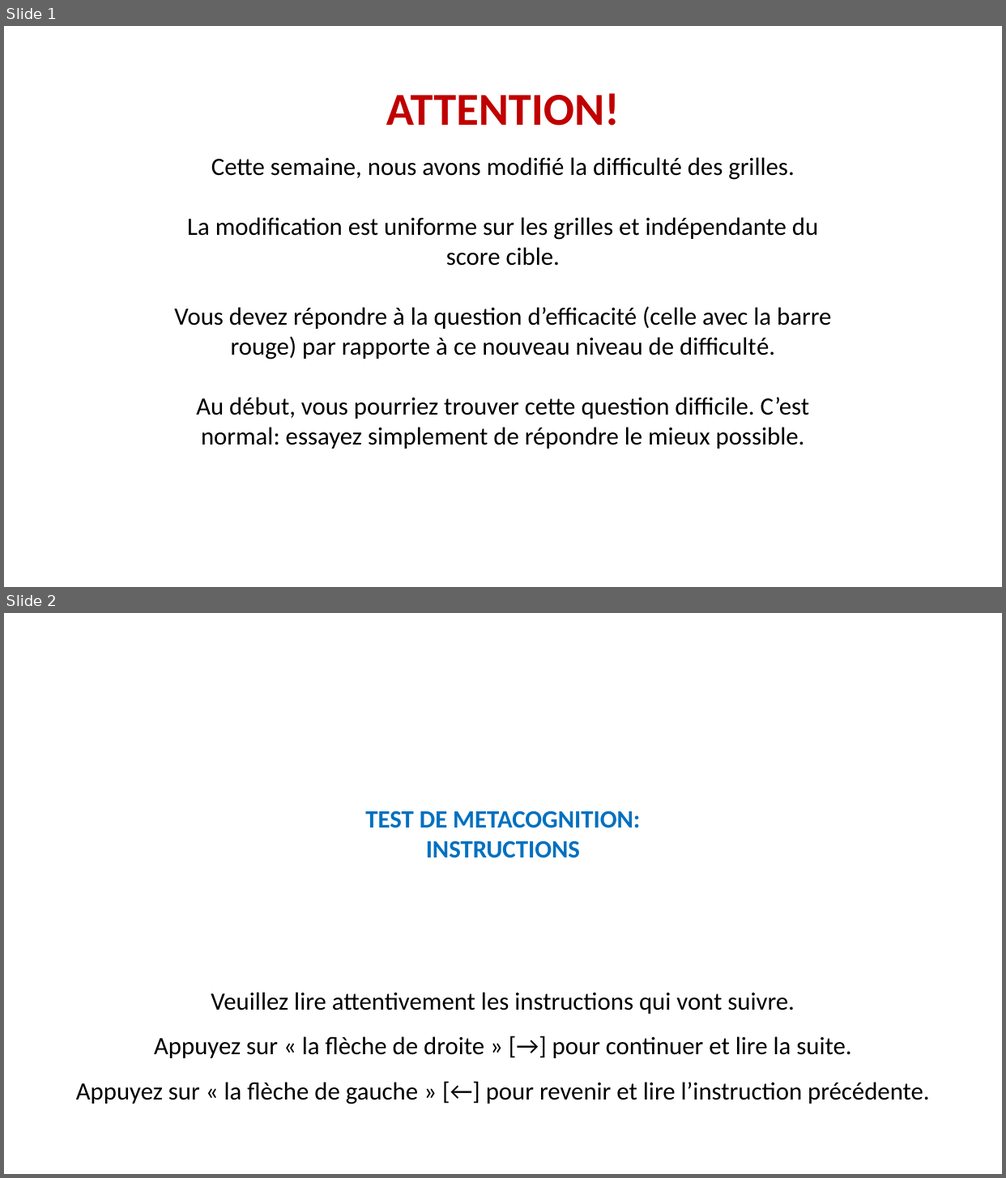
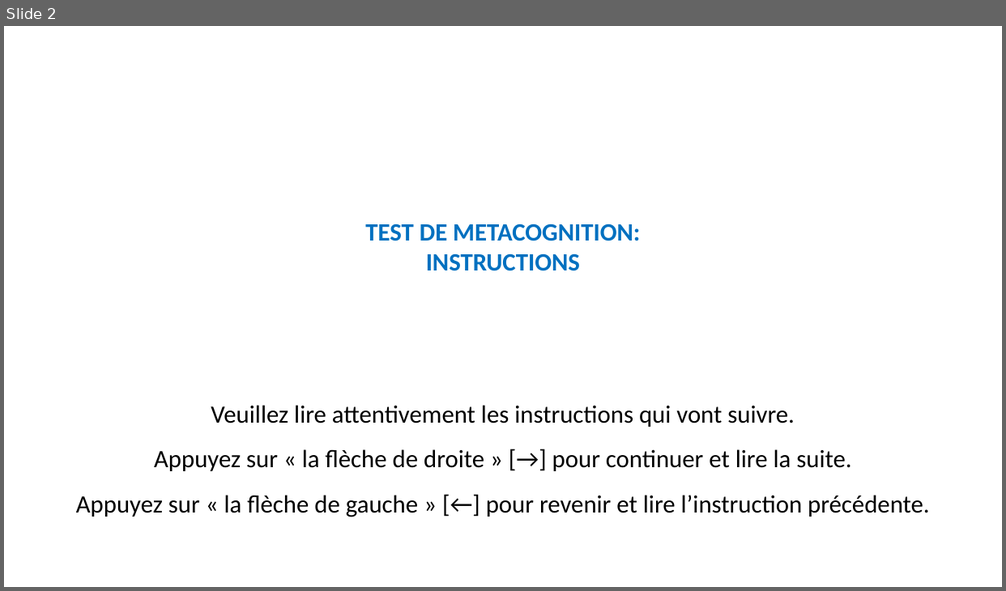
Before and after one commit to MBB-team/Online_Testing, a slide deck: src/Self_Efficacy/Stimuli/Instructions.pptx. Shown one above the other, each under a label of ours: slides 1 and 2 before the commit, slide 2 after it. The pictures are 1006x1178 and 1006x591 pixels, drawn with LibreOffice and Linux fonts; fonts in the diff are those of the drawing. Boxes give left, top, right and bottom in pixels: in the first picture for what was removed or moved away, otherwise in the second. Text is boxed around its words. In the diff, an @@ line names an element or a change of style, - is before the commit and + after.

```diff
--- a/src/Self_Efficacy/Stimuli/Instructions.pptx
+++ b/src/Self_Efficacy/Stimuli/Instructions.pptx
@@ slide 1 removed at [4,26,1002,587], background #FFFFFF @@
@@ title removed at [386,93,620,126] @@
-ATTENTION!
@@ text removed at [174,157,831,449] @@
-Cette semaine, nous avons modifié la difficulté des grilles.
-La modification est uniforme sur les grilles et indépendante du score cible.
-Vous devez répondre à la question d’efficacité (celle avec la barre rouge) par rapporte à ce nouveau niveau de difficulté.
-Au début, vous pourriez trouver cette question difficile. C’est normal: essayez simplement de répondre le mieux possible.
```
Also in this commit, not shown: 1 slide added, 20 other files.
